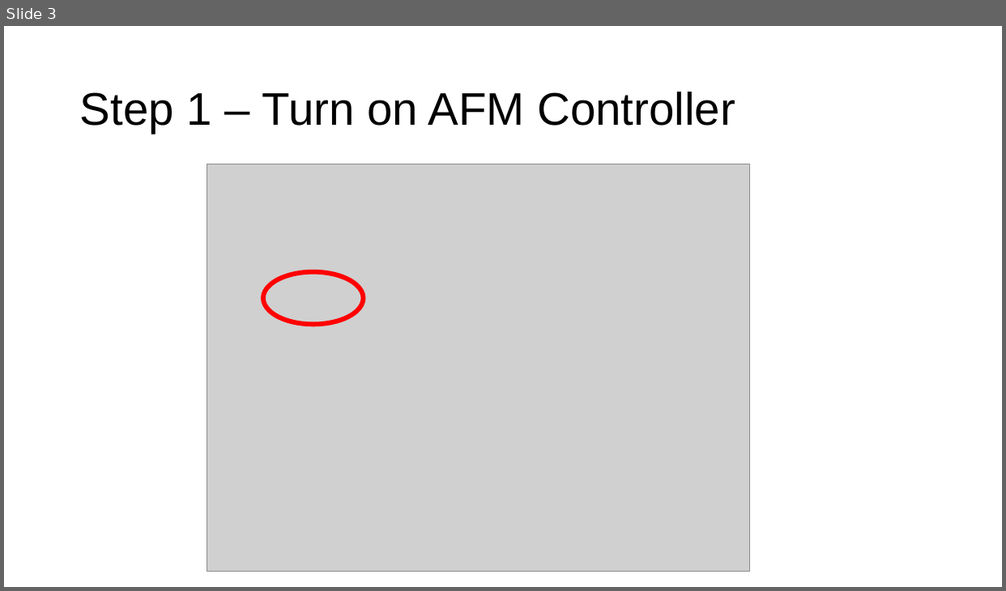
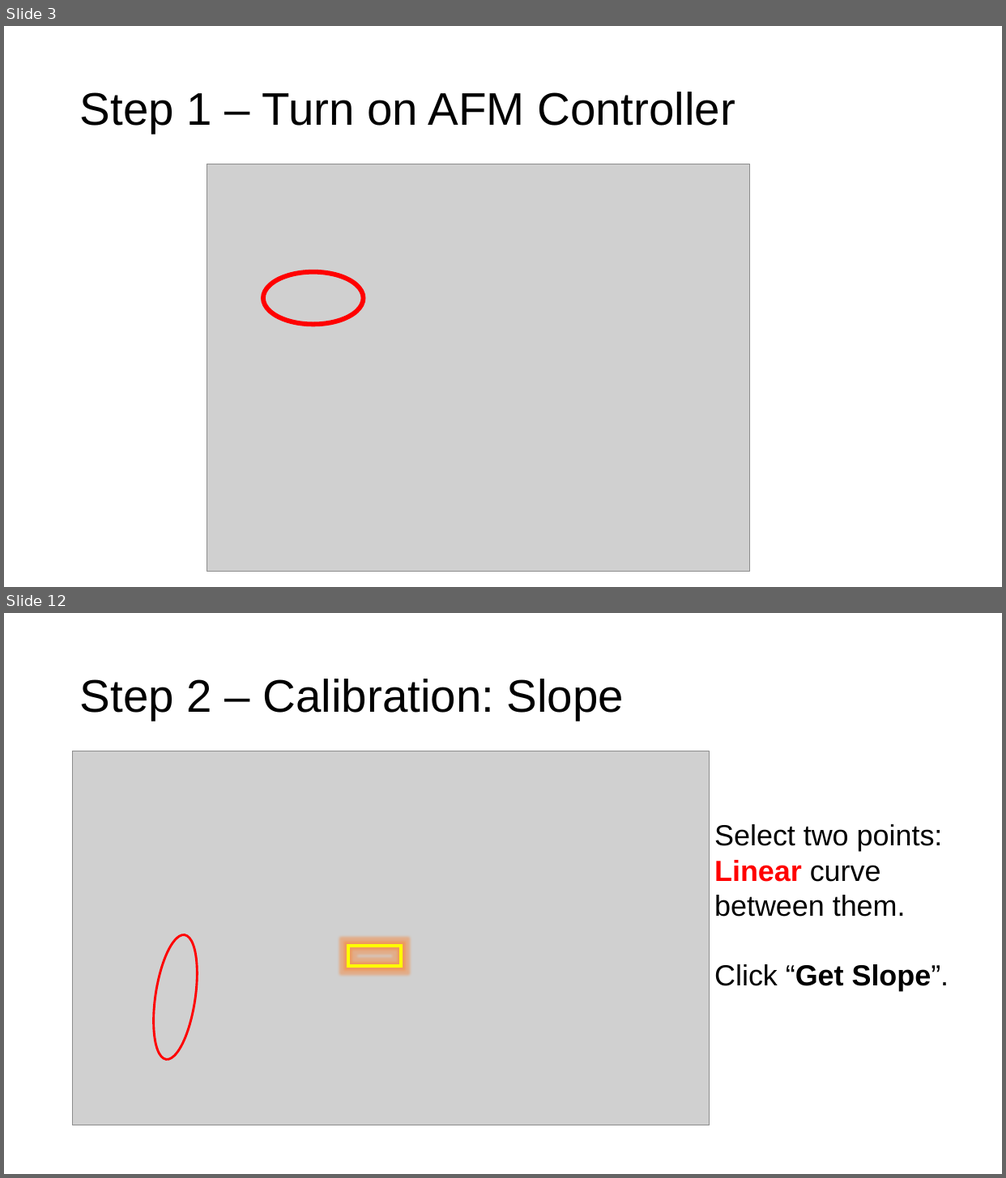
Before and after one commit to weizh888/DataAnalysisBioMechanicsLab, a slide deck: Manual - AFM (home-build).pptx. Shown one above the other, each under a label of ours: slide 3 before the commit, slides 3 and 12 after it; the slides between them are not shown. The pictures are 1006x591 and 1006x1178 pixels, drawn with LibreOffice and Linux fonts; fonts in the diff are those of the drawing; grey boxes stand for pictures. Boxes give left, top, right and bottom in pixels: in the first picture for what was removed or moved away, otherwise in the second. Text is boxed around its words. In the diff, an @@ line names an element or a change of style, - is before the commit and + after.

```diff
--- a/Manual - AFM (home-build).pptx
+++ b/Manual - AFM (home-build).pptx
@@ slide 12 added at [4, 613, 1002, 1174], background #FFFFFF @@
@@ title added at [80, 679, 624, 720], 44 pt, text #000000 @@
+Step 2 – Calibration: Slope
@@ picture added at [73, 752, 710, 1126] @@
@@ text added at [714, 824, 949, 991], 28 pt, text #000000 @@
+Select two points:
+Linear curve between them.
+Click “Get Slope”.
@@ ellipse added at [146, 932, 204, 1063], outline #FF0000 2.25 pt @@
@@ rectangle added at [348, 946, 402, 966], outline #FFFF00 3 pt @@
```
Also in this commit, not shown: 4 slides changed, 10 other slides added.
